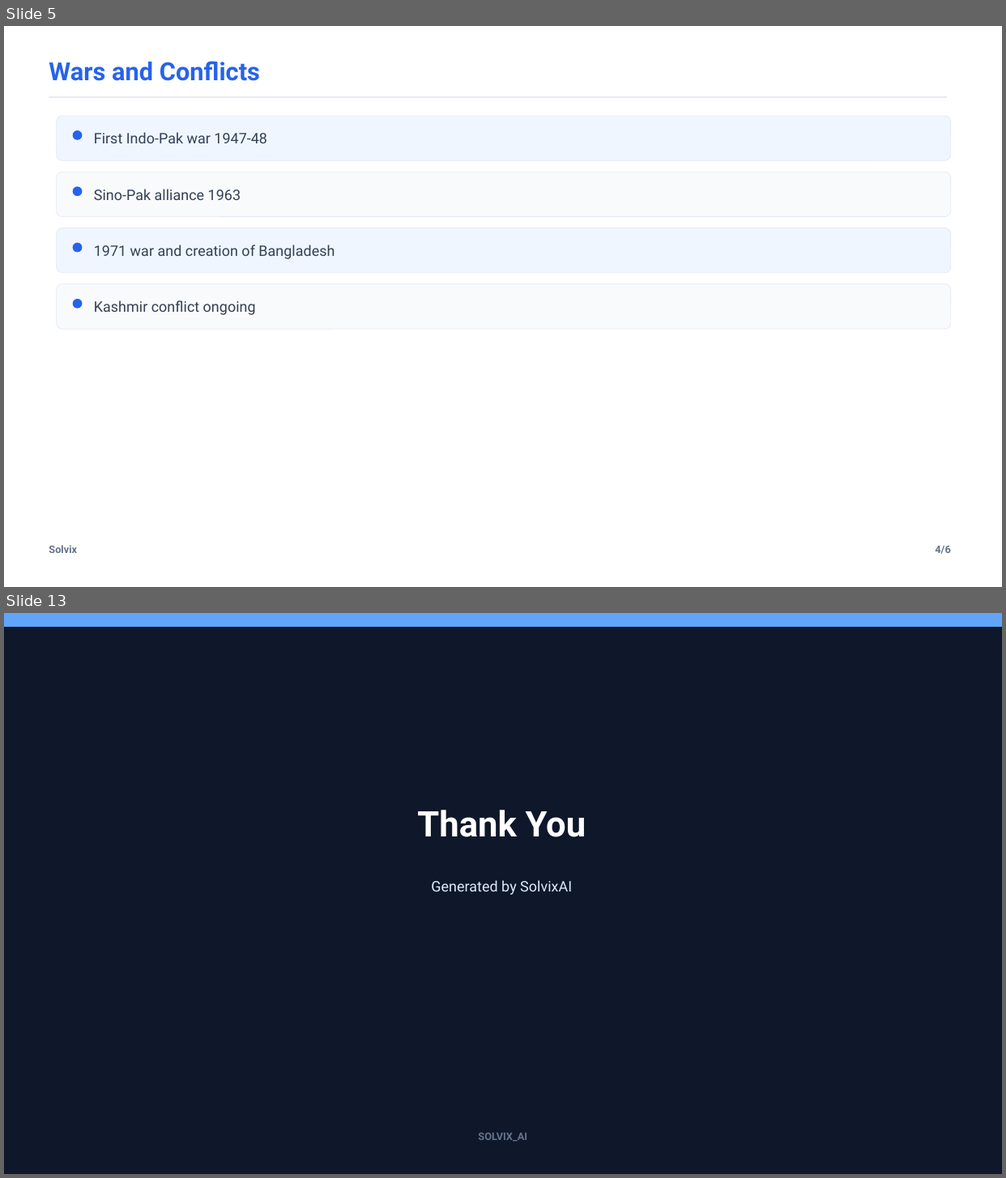
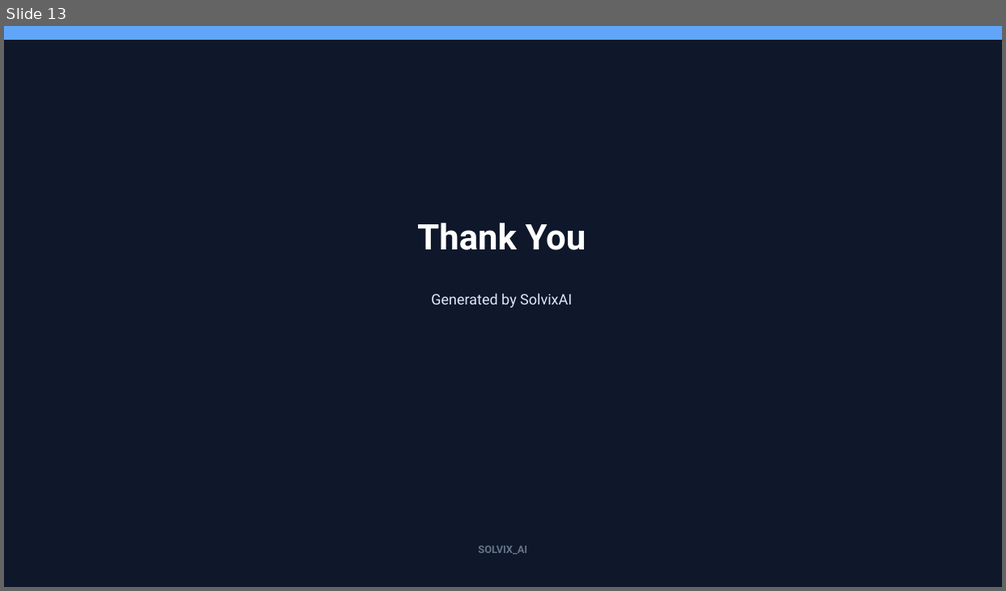
Before and after one commit to SirajAbid17/Solvix, a slide deck: backend/services/agent/presentation.pptx. Shown one above the other, each under a label of ours: slides 5 and 13 before the commit, slide 13 after it; the slides between them are not shown. The pictures are 1006x1178 and 1006x591 pixels, drawn with LibreOffice and Linux fonts; fonts in the diff are those of the drawing. Boxes give left, top, right and bottom in pixels: in the first picture for what was removed or moved away, otherwise in the second. Text is boxed around its words. In the diff, an @@ line names an element or a change of style, - is before the commit and + after.

```diff
--- a/backend/services/agent/presentation.pptx
+++ b/backend/services/agent/presentation.pptx
@@ slide 5 removed at box(4, 26, 1002, 587), background #FFFFFF @@
@@ text removed at box(49, 61, 260, 81) @@
-Wars and Conflicts
@@ line removed from (49, 97) to (948, 97) @@
@@ rounded rectangle removed at box(57, 116, 951, 160) @@
@@ ellipse removed at box(73, 130, 82, 139) @@
@@ text removed at box(94, 132, 267, 143) @@
-First Indo‑Pak war 1947‑48
@@ rounded rectangle removed at box(57, 172, 951, 217) @@
@@ ellipse removed at box(73, 187, 82, 196) @@
@@ text removed at box(94, 189, 241, 200) @@
-Sino‑Pak alliance 1963
@@ rounded rectangle removed at box(57, 228, 951, 273) @@
@@ ellipse removed at box(73, 243, 82, 252) @@
@@ text removed at box(94, 245, 334, 259) @@
-1971 war and creation of Bangladesh
@@ rounded rectangle removed at box(57, 284, 951, 329) @@
@@ ellipse removed at box(73, 299, 82, 308) @@
@@ text removed at box(94, 301, 256, 315) @@
-Kashmir conflict ongoing
@@ text removed at box(49, 545, 77, 553) @@
-Solvix
@@ text removed at box(935, 546, 950, 554) @@
-4/6
```
Also in this commit, not shown: 6 slides changed, 6 slides added, 5 other slides removed, 25 other files.
